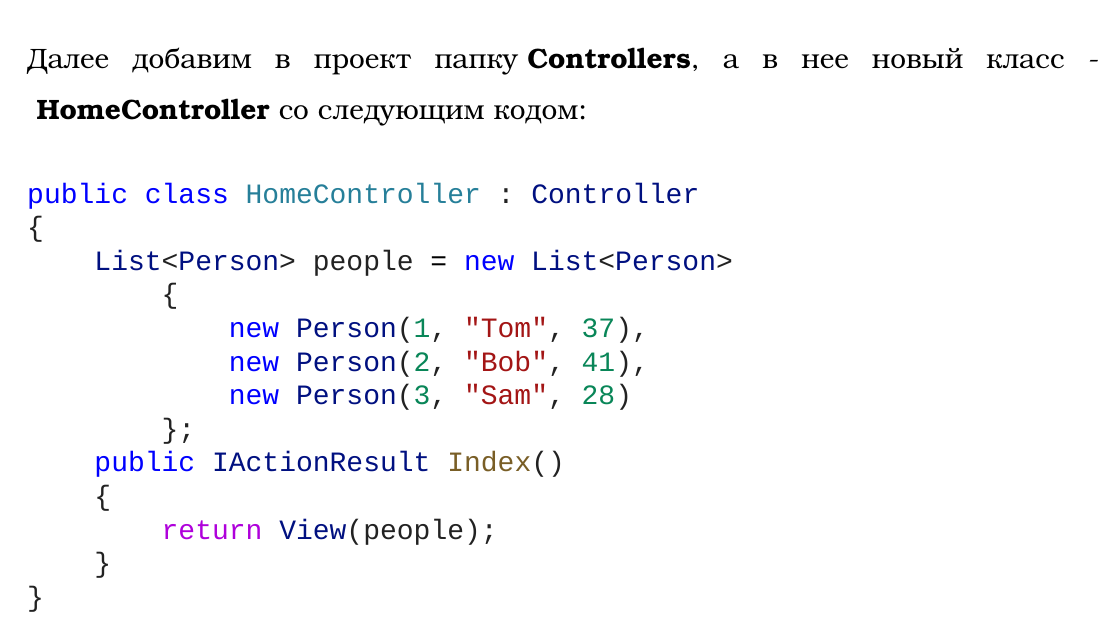
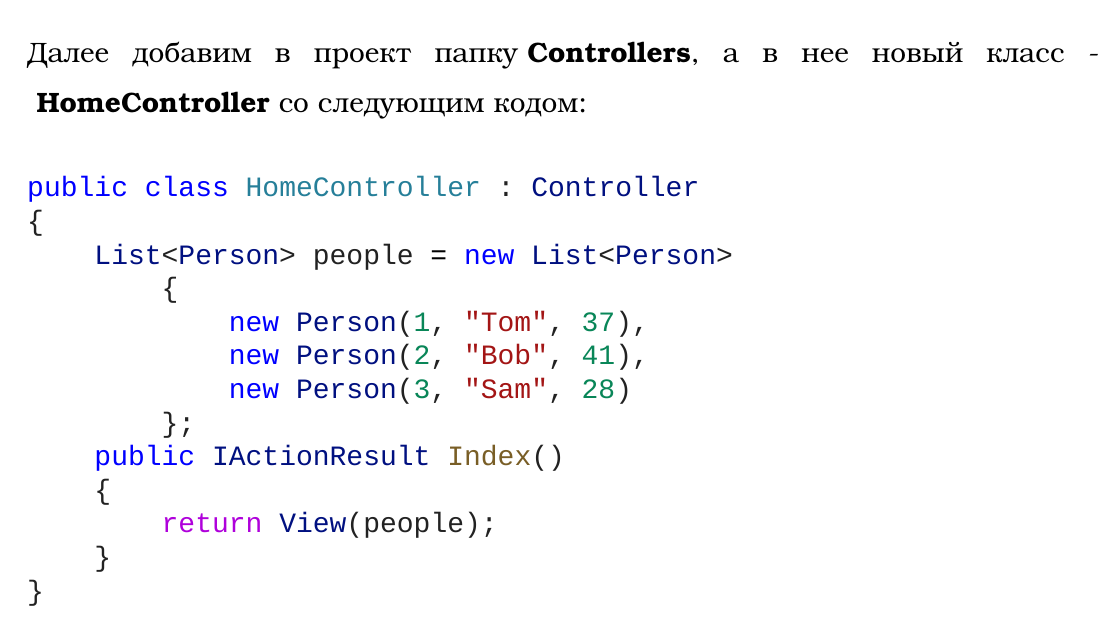
Before and after one commit to DaniilKlyukin/OOP-4, a slide deck: slide 30 of Лекции/ООП 1 лек 4.pptx (slide 31 before the commit). Drawn at 1120x630 pixels with LibreOffice and Linux fonts; fonts in the diff are those of the drawing. Boxes give left, top, right and bottom in pixels: in the first picture for what was removed or moved away, otherwise in the second. Text is boxed around its words. In the diff, an @@ line names an element or a change of style, - is before the commit and + after.

```diff
--- a/Лекции/ООП 1 лек 4.pptx
+++ b/Лекции/ООП 1 лек 4.pptx
@@ text "Далее добавим в проект папку ...": place and size @@
-text "Далее добавим в проект папку ..." at [27, 47, 1065, 545]
+text "Далее добавим в проект папку ..." at [27, 41, 1065, 538]
```
Also in this commit, not shown: 6 other slides changed, 1 slide removed.
